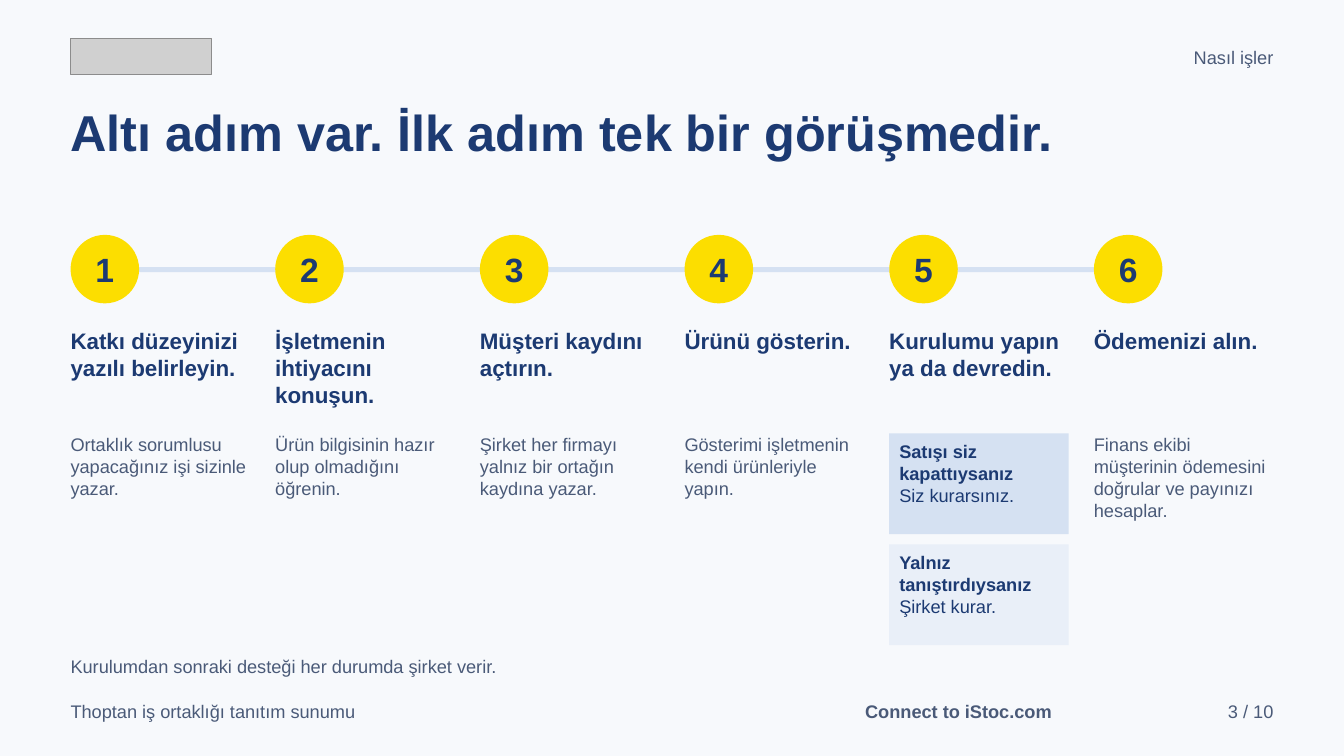
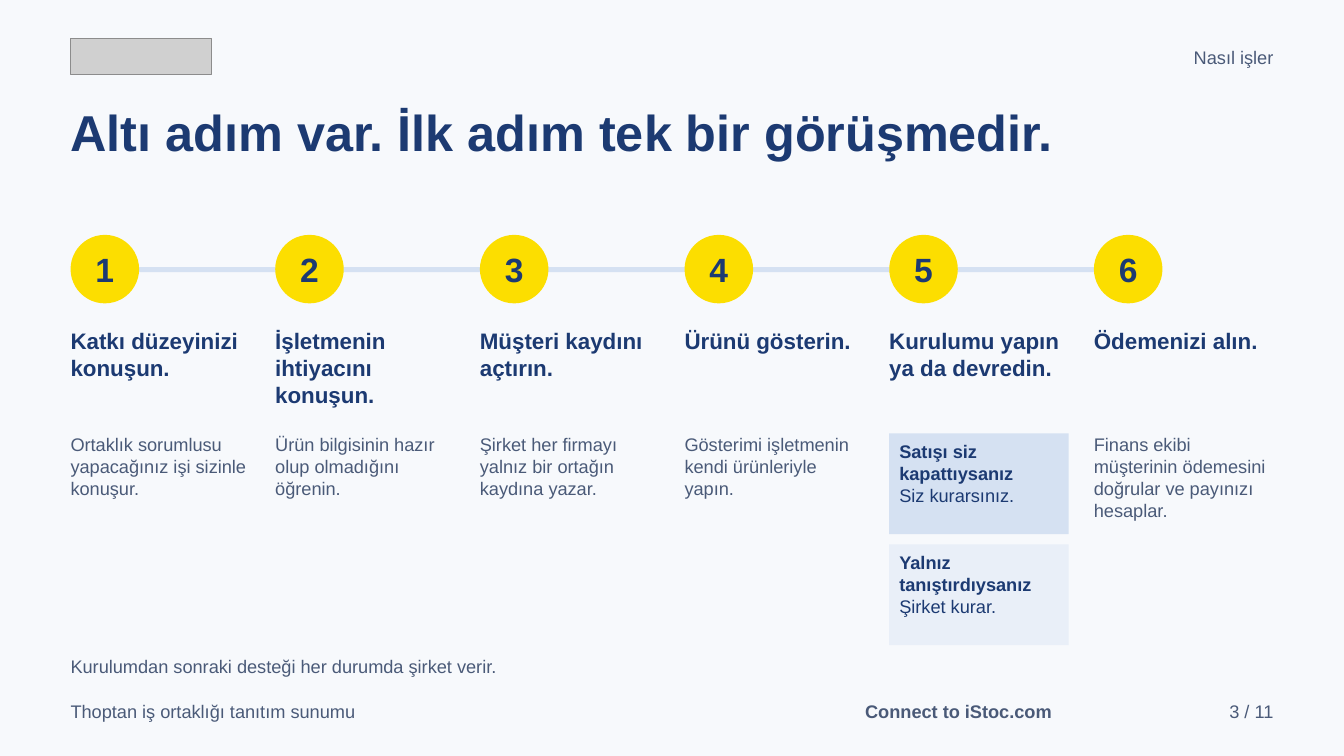
Before and after one commit to karacaismail/19ekim, a slide deck: slide 3 of public/indir/istoc/istoc-is-ortakligi-sunum.pptx. Drawn at 1344x756 pixels with LibreOffice and Linux fonts; fonts in the diff are those of the drawing; grey boxes stand for pictures. Boxes give left, top, right and bottom in pixels: in the first picture for what was removed or moved away, otherwise in the second. Text is boxed around its words. In the diff, an @@ line names an element or a change of style, - is before the commit and + after.

```diff
--- a/public/indir/istoc/istoc-is-ortakligi-sunum.pptx
+++ b/public/indir/istoc/istoc-is-ortakligi-sunum.pptx
@@ text at [71, 332, 238, 381]: text changed @@
-Katkı düzeyinizi yazılı belirleyin.
+Katkı düzeyinizi konuşun.
@@ text at [71, 438, 246, 499]: text changed @@
-Ortaklık sorumlusu yapacağınız işi sizinle yazar.
+Ortaklık sorumlusu yapacağınız işi sizinle konuşur.
@@ text at [1229, 705, 1274, 718]: text changed @@
-3 / 10
+3 / 11
```
Also in this commit, not shown: 9 other slides changed, 1 slide added, 43 other files.
